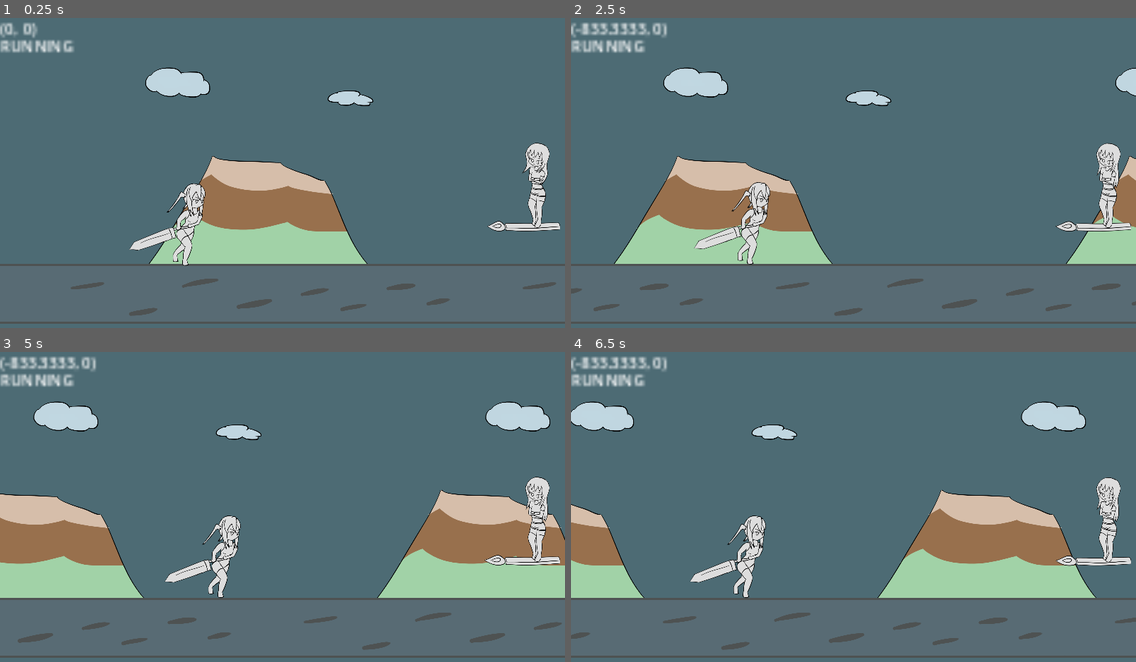
Above: before the commit, frames 1-4 (two rows, left to right).
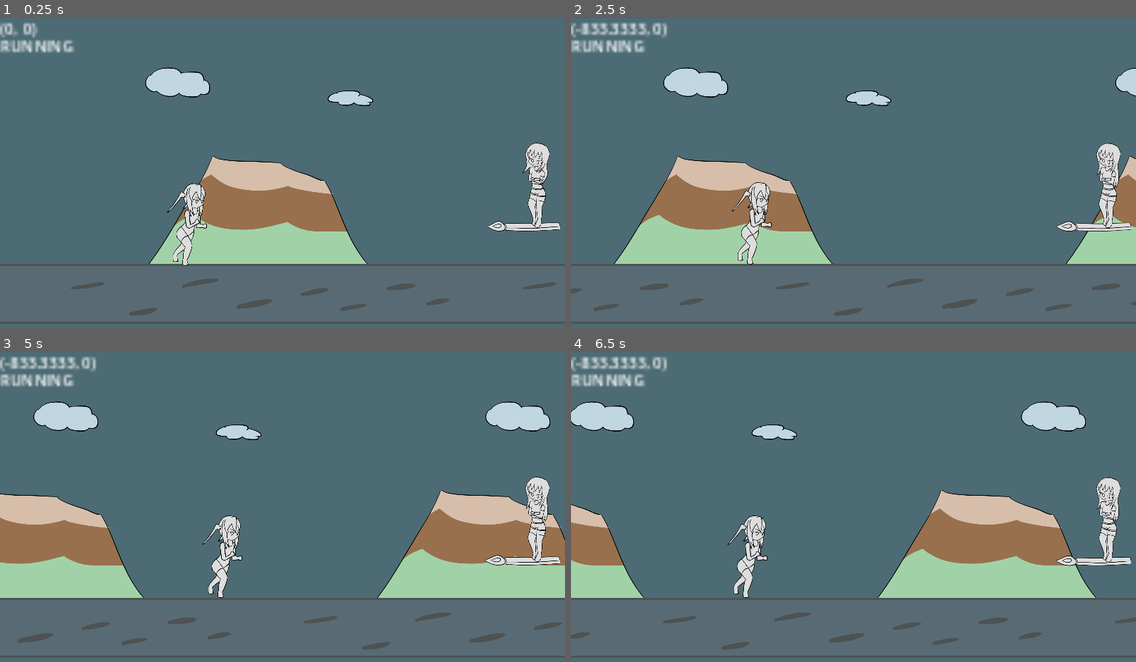
Above: after the commit, the same moments.

Repository: BeatMil/Animurun
Game: Godot game, scene res://scenes/forest.tscn
Two runs of this game, one before a commit and one after it. Both use one fixed random seed, a clock stepped at 60 frames per second and the inputs below.
Inputs:
- Up to frame 1 (0.25 s): no input
- Up to frame 2 (2.5 s): hold J (attack) 0.53-1.28 s; hold D (move_right) 0.53-2.03 s; tap Space (jump) at 0.77, 1.52 s; tap L (dodge) at 1.35 s; hold A (move_left) from 2.03 s (still down); hold J (attack) from 2.03 s (still down)
- Up to frame 3 (5 s): release A (move_left) at 2.78 s; release J (attack) at 2.78 s; hold D (move_right) 2.78-4.28 s; tap L (dodge) at 2.85, 4.35 s; tap Space (jump) at 3.02, 3.77, 4.52 s; hold J (attack) 3.53-4.28 s; hold A (move_left) from 4.28 s (still down)
- Up to frame 4 (6.5 s): release A (move_left) at 5.03 s; hold D (move_right) 5.03-5.78 s; hold J (attack) 5.03-5.78 s; hold A (move_left) from 5.78 s (still down); tap L (dodge) at 5.85 s; tap Space (jump) at 6.02 s

The runs differ from the first frame. In frame 1, 0.4% of the frame differs, in the area x 22-37%, y 53-75%; in frame 2, 0.4%, in the area x 21-36%, y 53-75%; in frame 3, 0.4%; in frame 4, 0.4%.

Commit message:
Add hands running animation

Diff:
--- a/scenes/forest.tscn
+++ b/scenes/forest.tscn
@@ -21,10 +21,10 @@
 [ext_resource type="Texture2D" uid="uid://cd3ts6q6vfyre" path="res://media/sprites/chiichan_hitted.png" id="16_tov52"]
 [ext_resource type="AudioStream" uid="uid://cpwu06ws2r1cl" path="res://media/sfx/hitHurt.wav" id="17_ghv7i"]
 [ext_resource type="AudioStream" uid="uid://b030i7g3mmmse" path="res://media/sfx/smol_jump.wav" id="18_snu5y"]
-[ext_resource type="Texture2D" uid="uid://bxjft2o05bs63" path="res://media/sprites/chiichan_run.png" id="19_axqug"]
 [ext_resource type="Texture2D" uid="uid://dyjx2w2gd2jbp" path="res://media/sprites/sword_deflect.png" id="20_3pbpf"]
 [ext_resource type="AudioStream" uid="uid://q2ijwyc88yom" path="res://media/sfx/sword_deflect.wav" id="21_ve0hw"]
 [ext_resource type="Script" path="res://scripts/wall.gd" id="22_e3h8j"]
+[ext_resource type="Texture2D" uid="uid://dcmn2cf0r3fq5" path="res://media/sprites/chiichan_run_hands.png" id="22_hulc3"]
 [ext_resource type="AudioStream" uid="uid://cat3cfvygslnu" path="res://media/sfx/dedExplosion.wav" id="23_gl0fv"]
 [ext_resource type="PackedScene" uid="uid://d1h4ur6yhpscs" path="res://scenes/ded_menu.tscn" id="24_3kuhs"]
 [ext_resource type="PackedScene" uid="uid://c1vlse56bmgi3" path="res://scenes/pause_menu.tscn" id="25_pyk6c"]
@@ -938,7 +938,7 @@
 "times": PackedFloat32Array(0),
 "transitions": PackedFloat32Array(1),
 "update": 1,
-"values": [ExtResource("19_axqug")]
+"values": [ExtResource("22_hulc3")]
 }
 tracks/3/type = "value"
 tracks/3/imported = false
Binary file added: Media/sprites/chiichan_run_hands.png
Not shown, added: Media/sprites/chiichan_run_hands.png.import
